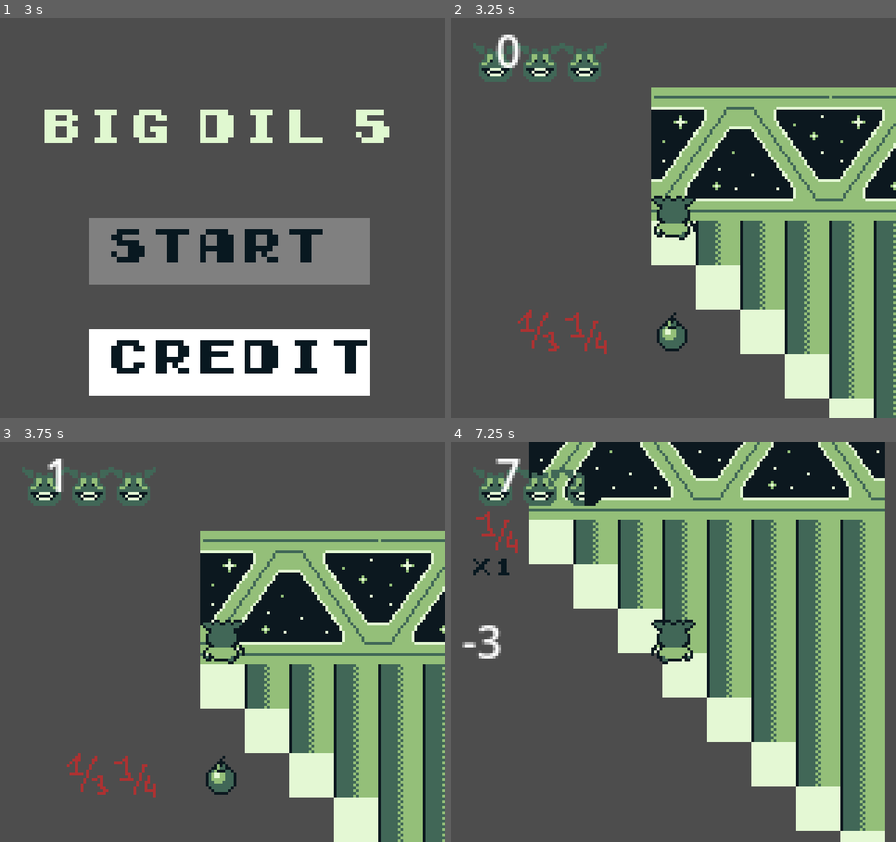
Above: before the commit, frames 1-4 (two rows, left to right).
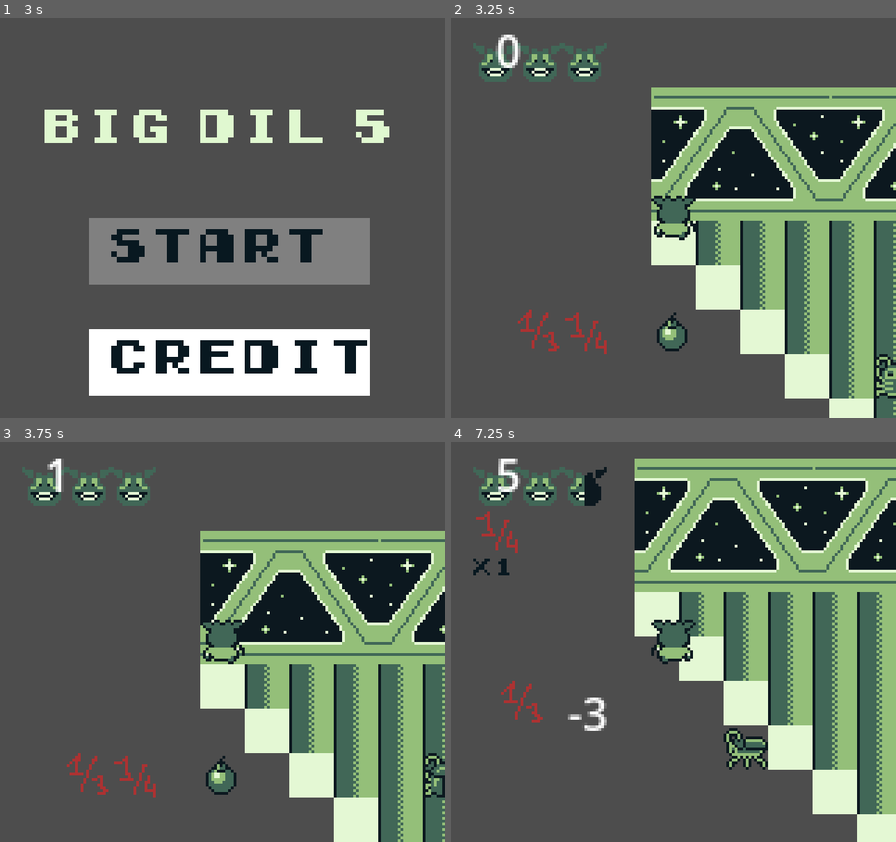
Above: after the commit, the same moments.

Repository: winter-theo/BigDil
Game: Godot game, scene res://Scenes/global.tscn
Same seed, same stepped clock (60 frames per second), same inputs: the game is played once before the commit and once after it.
Inputs:
- Up to frame 1 (3 s): tap Enter (ui_accept) at 0.5, 0.77, 1.52, 2, 2.75 s; hold Right (ui_right) 0.53-1.28 s; tap Shift (select) every 0.75 s from 0.6 to 2.85 s; hold Down (ui_down) 1.28-2.03 s; hold Right (ui_right) 2.03-2.78 s; hold Up (ui_up) from 2.78 s (still down)
- Up to frame 2 (3.25 s): keep holding Up (ui_up); tap Enter (ui_accept) at 3.02 s
- Up to frame 3 (3.75 s): release Up (ui_up) at 3.53 s; hold Left (ui_left) from 3.53 s (still down); tap Shift (select) at 3.6 s
- Up to frame 4 (7.25 s): tap Enter (ui_accept) at 3.77, 4.52, 5, 6.02, 6.77 s; tap Escape (ui_cancel) at 4.15 s; tap Shift (select) every 0.75 s from 4.35 to 6.6 s; release Left (ui_left) at 5.03 s; hold Down (ui_down) 5.03-5.78 s; hold Right (ui_right) 5.78-6.53 s; hold Up (ui_up) from 6.53 s (still down)

Frame 1 is identical in both runs. In frame 2, 0.3% of the frame differs, in the area x 95-100%, y 84-96%; in frame 3, 0.3%; in frame 4, 45%, in the area x 2-100%, y 0-100%.

Commit message:
feat: système tour-par-tour + ennemi cafard
- TurnManager dans overworld_management.gd
- Classe de base EnemyBase avec pathfinding, animations directionnelles
- Cafard : 1 PV, 1 dégât, suit Bill et attaque en CAC
- Signal turn_consumed sur global pour orchestrer les tours
- Sprite du cafard
- Migration projet vers Godot 4.6

Diff:
--- /dev/null
+++ b/Scenes/cafard.gd
@@ -0,0 +1,38 @@
+extends EnemyBase
+
+# ============================================================================
+# Cafard
+# ----------------------------------------------------------------------------
+# Le plus simple des ennemis. 1 PV, 1 dégât, avance vers Bill chaque tour.
+# Hors de portée -> errance aléatoire.
+# ============================================================================
+
+
+func _ready() -> void:
+	max_hp = 1
+	attack_damage = 1
+	detection_range = 5
+	super()  # appelle EnemyBase._ready() (initialise hp, signaux, etc.)
+
+
+func take_turn() -> void:
+	if is_dead:
+		end_turn()
+		return
+
+	# 1. Si adjacent à Bill : attaque CAC.
+	if is_adjacent_to_player():
+		attack_player()
+		return
+
+	# 2. Si dans la zone de détection : avance vers Bill (avec contournement).
+	if distance_to_player_tiles() <= detection_range:
+		if smart_move_toward_player():
+			return  # le tween émettra turn_finished à la fin
+
+	# 3. Hors de portée OU bloqué : errance aléatoire.
+	if wander():
+		return
+
+	# 4. Tout bloqué : passe son tour.
+	end_turn()
--- /dev/null
+++ b/Scenes/cafard.tscn
@@ -0,0 +1,86 @@
+[gd_scene load_steps=12 format=3 uid="uid://b8cafardx7eb01"]
+
+[ext_resource type="Script" path="res://Scenes/cafard.gd" id="1_cafard"]
+[ext_resource type="Script" path="res://Scenes/MovementTween.gd" id="2_tween"]
+[ext_resource type="Script" path="res://Scenes/RayCast2D.gd" id="3_raycast"]
+[ext_resource type="Texture2D" path="res://Assets/Entities/Enemies/cafard.png" id="4_cafard_sheet"]
+[ext_resource type="AudioStream" uid="uid://dsywae7apb2lt" path="res://OST/SE/02_dmg.wav" id="5_dmg_sound"]
+
+[sub_resource type="AtlasTexture" id="frame_down_0"]
+atlas = ExtResource("4_cafard_sheet")
+region = Rect2(16, 0, 16, 16)
+
+[sub_resource type="AtlasTexture" id="frame_down_1"]
+atlas = ExtResource("4_cafard_sheet")
+region = Rect2(16, 16, 16, 16)
+
+[sub_resource type="AtlasTexture" id="frame_side_0"]
+atlas = ExtResource("4_cafard_sheet")
+region = Rect2(16, 32, 16, 16)
+
+[sub_resource type="AtlasTexture" id="frame_side_1"]
+atlas = ExtResource("4_cafard_sheet")
+region = Rect2(16, 48, 16, 16)
+
+[sub_resource type="AtlasTexture" id="frame_up_0"]
+atlas = ExtResource("4_cafard_sheet")
+region = Rect2(16, 64, 16, 16)
+
+[sub_resource type="AtlasTexture" id="frame_up_1"]
+atlas = ExtResource("4_cafard_sheet")
+region = Rect2(16, 80, 16, 16)
+
+[sub_resource type="SpriteFrames" id="cafard_frames"]
+animations = [{
+"frames": [{"duration": 1.0, "texture": SubResource("frame_down_0")}, {"duration": 1.0, "texture": SubResource("frame_down_1")}],
+"loop": true,
+"name": &"walk_down",
+"speed": 3.0
+}, {
+"frames": [{"duration": 1.0, "texture": SubResource("frame_side_0")}, {"duration": 1.0, "texture": SubResource("frame_side_1")}],
+"loop": true,
+"name": &"walk_side",
+"speed": 3.0
+}, {
+"frames": [{"duration": 1.0, "texture": SubResource("frame_up_0")}, {"duration": 1.0, "texture": SubResource("frame_up_1")}],
+"loop": true,
+"name": &"walk_up",
+"speed": 3.0
+}]
+
+[sub_resource type="RectangleShape2D" id="RectangleShape2D_cafard"]
+size = Vector2(16, 16)
+
+[node name="Cafard" type="CharacterBody2D"]
+script = ExtResource("1_cafard")
+
+[node name="AnimatedSprite2D" type="AnimatedSprite2D" parent="."]
+sprite_frames = SubResource("cafard_frames")
+animation = &"walk_down"
+autoplay = "walk_down"
+
+[node name="CollisionShape2D" type="CollisionShape2D" parent="."]
+shape = SubResource("RectangleShape2D_cafard")
+
+[node name="MovementTween" type="Node" parent="."]
+script = ExtResource("2_tween")
+move_time = 0.2
+
+[node name="RayCast2D" type="RayCast2D" parent="."]
+script = ExtResource("3_raycast")
+
+[node name="Label" type="Label" parent="."]
+offset_left = -4.0
+offset_top = -14.0
+offset_right = 28.0
+offset_bottom = -2.0
+theme_override_font_sizes/font_size = 8
+theme_override_colors/font_color = Color(0.878431, 0.972549, 0.815686, 1)
+
+[node name="AudioStreamPlayer" type="AudioStreamPlayer" parent="."]
+stream = ExtResource("5_dmg_sound")
+pitch_scale = 1.2
+
+[node name="Timer" type="Timer" parent="."]
+wait_time = 0.48
+one_shot = true
--- /dev/null
+++ b/Scenes/enemy_base.gd
@@ -0,0 +1,259 @@
+class_name EnemyBase
+extends CharacterBody2D
+
+# ============================================================================
+# EnemyBase
+# ----------------------------------------------------------------------------
+# Classe de base pour tous les ennemis du jeu. Chaque ennemi spécifique
+# (cafard, rat, grenouille, etc.) hérite de cette classe et override
+# take_turn() pour son comportement propre.
+#
+# Le TurnManager appelle take_turn() quand c'est au tour de l'ennemi de jouer.
+# L'ennemi DOIT, en fin d'action, émettre le signal turn_finished
+# (directement via end_turn() pour les actions instantanées, ou via le tween
+# de mouvement pour les déplacements animés).
+# ============================================================================
+
+signal turn_finished
+
+@export var max_hp: int = 1
+@export var attack_damage: int = 1
+@export var detection_range: int = 5   # en tiles, distance Manhattan
+@export var tile_size: int = 16
+
+# Convention d'animation : si l'ennemi a un AnimatedSprite2D, il doit posséder
+# 3 animations nommées "walk_down", "walk_side", "walk_up" (avec loop). Le
+# flip_h gère gauche/droite.
+const ANIM_DOWN := "walk_down"
+const ANIM_SIDE := "walk_side"
+const ANIM_UP := "walk_up"
+
+var hp: int
+var is_dead: bool = false
+var _damage_cooldown: bool = false
+var _cached_player: Node = null
+
+# Dernière direction de déplacement (utilisée pour orienter le sprite à
+# l'arrêt). Par défaut, l'ennemi regarde vers le bas.
+var _facing: Vector2 = Vector2.DOWN
+
+@onready var movement_tween = $MovementTween
+@onready var raycast = $RayCast2D
+@onready var damage_sound = get_node_or_null("AudioStreamPlayer")
+@onready var damage_label = get_node_or_null("Label")
+@onready var damage_timer = get_node_or_null("Timer")
+@onready var animated_sprite: AnimatedSprite2D = get_node_or_null("AnimatedSprite2D")
+
+
+func _ready() -> void:
+	hp = max_hp
+	if damage_timer:
+		damage_timer.timeout.connect(_on_damage_timer_timeout)
+	if damage_label:
+		damage_label.text = ""
+	# Lance l'anim idle (face) par défaut.
+	_play_facing_animation()
+
+
+# Marqueur pour la compatibilité avec body.has_method("enemy") dans le code
+# existant (bomb_placed.gd, player.gd legacy).
+func enemy() -> void:
+	pass
+
+
+# ----------------------------------------------------------------------------
+# Cycle de tour
+# ----------------------------------------------------------------------------
+# À override dans les sous-classes. Le comportement par défaut est de passer
+# son tour.
+func take_turn() -> void:
+	end_turn()
+
+
+func end_turn() -> void:
+	turn_finished.emit()
+
+
+# ----------------------------------------------------------------------------
+# Mouvement à la grille
+# ----------------------------------------------------------------------------
+# Tente de bouger d'une tile dans la direction donnée. Retourne true si le
+# mouvement est lancé (le tween appellera end_turn quand il finit), false si
+# bloqué (l'appelant doit gérer la suite).
+func attempt_move(direction: Vector2) -> bool:
+	if direction == Vector2.ZERO:
+		return false
+	if not _can_move_to(direction):
+		return false
+	_set_facing(direction)
+	movement_tween.run(self, global_position + direction * tile_size)
+	movement_tween.tween.finished.connect(end_turn, CONNECT_ONE_SHOT)
+	return true
+
+
+func _can_move_to(direction: Vector2) -> bool:
+	if raycast == null:
+		return true
+	return raycast.validate_movement(direction * tile_size)
+
+
+# ----------------------------------------------------------------------------
+# Animation directionnelle
+# ----------------------------------------------------------------------------
+# Met à jour _facing et joue l'animation correspondante.
+func _set_facing(direction: Vector2) -> void:
+	_facing = direction
+	_play_facing_animation()
+
+
+# Lance l'animation qui correspond à _facing. Le flip_h gère gauche/droite.
+# Si l'ennemi n'a pas d'AnimatedSprite2D, ne fait rien (compat sprite statique).
+func _play_facing_animation() -> void:
+	if animated_sprite == null:
+		return
+	# NOTE : convention sprite source = regarde à droite. Donc flip_h=true pour la gauche.
+	if _facing.x > 0:
+		animated_sprite.flip_h = false
+		_play_if_exists(ANIM_SIDE)
+	elif _facing.x < 0:
+		animated_sprite.flip_h = true
+		_play_if_exists(ANIM_SIDE)
+	elif _facing.y < 0:
+		animated_sprite.flip_h = false
+		_play_if_exists(ANIM_UP)
+	else:
+		animated_sprite.flip_h = false
+		_play_if_exists(ANIM_DOWN)
+
+
+func _play_if_exists(anim_name: String) -> void:
+	if animated_sprite.sprite_frames and animated_sprite.sprite_frames.has_animation(anim_name):
+		animated_sprite.play(anim_name)
+
+
+# ----------------------------------------------------------------------------
+# Localisation du joueur
+# ----------------------------------------------------------------------------
+func get_player() -> Node:
+	if _cached_player == null or not is_instance_valid(_cached_player):
+		_cached_player = _find_bill(get_tree().current_scene)
+	return _cached_player
+
+
+func _find_bill(node: Node) -> Node:
+	if node == null:
+		return null
+	if node.name == "Bill":
+		return node
+	for child in node.get_children():
+		var r = _find_bill(child)
+		if r != null:
+			return r
+	return null
+
+
+# Vecteur en tiles du cafard vers le joueur (ex: (-2, 1) = joueur 2 tiles à
+# gauche et 1 tile en bas).
+func player_vector() -> Vector2:
+	var p = get_player()
+	if p == null:
+		return Vector2.ZERO
+	return (p.global_position - global_position) / tile_size
+
+
+func distance_to_player_tiles() -> int:
+	var v = player_vector()
+	return int(abs(v.x) + abs(v.y))
+
+
+# 4-connecté : adjacent UNIQUEMENT en haut/bas/gauche/droite (pas diagonales).
+func is_adjacent_to_player() -> bool:
+	var v = player_vector()
+	return (abs(v.x) + abs(v.y)) == 1
+
+
+# ----------------------------------------------------------------------------
+# Pathfinding greedy
+# ----------------------------------------------------------------------------
+# Avance d'1 tile vers le joueur, en privilégiant l'axe avec la plus grande
+# différence. Si bloqué, tente l'axe perpendiculaire (contournement).
+# Retourne true si un mouvement est lancé.
+func smart_move_toward_player() -> bool:
+	var v = player_vector()
+	var primary: Vector2 = Vector2.ZERO
+	var secondary: Vector2 = Vector2.ZERO
+
+	if abs(v.x) >= abs(v.y):
+		if v.x != 0:
+			primary = Vector2(sign(v.x), 0)
+		if v.y != 0:
+			secondary = Vector2(0, sign(v.y))
+	else:
+		if v.y != 0:
+			primary = Vector2(0, sign(v.y))
+		if v.x != 0:
+			secondary = Vector2(sign(v.x), 0)
+
+	if primary != Vector2.ZERO and attempt_move(primary):
+		return true
+	if secondary != Vector2.ZERO and attempt_move(secondary):
+		return true
+	return false
+
+
+# Errance aléatoire : tente une direction au hasard parmi les 4. Si toutes
+# bloquées, retourne false.
+func wander() -> bool:
+	var dirs = [Vector2.LEFT, Vector2.RIGHT, Vector2.UP, Vector2.DOWN]
+	dirs.shuffle()
+	for d in dirs:
+		if attempt_move(d):
+			return true
+	return false
+
+
+# ----------------------------------------------------------------------------
+# Attaque du joueur
+# ----------------------------------------------------------------------------
+func attack_player() -> void:
+	# Oriente l'ennemi vers le joueur pendant l'attaque (sans bouger).
+	var v = player_vector()
+	if v != Vector2.ZERO:
+		if abs(v.x) >= abs(v.y):
+			_set_facing(Vector2(sign(v.x), 0))
+		else:
+			_set_facing(Vector2(0, sign(v.y)))
+	# On utilise le canal de dégâts existant (lu par life_bar.gd).
+	if global.can_be_damaged:
+		global.has_taken_damage = true
+		global.damageAmount = attack_damage
+	end_turn()
+
+
+# ----------------------------------------------------------------------------
+# Dégâts subis
+# ----------------------------------------------------------------------------
+func take_damage(amount: int) -> void:
+	if is_dead or _damage_cooldown:
+		return
+	hp -= amount
+	if damage_sound:
+		damage_sound.play()
+	if damage_label:
+		damage_label.text = "-" + str(amount)
+	_damage_cooldown = true
+	if damage_timer:
+		damage_timer.start()
+	if hp <= 0:
+		die()
+
+
+func _on_damage_timer_timeout() -> void:
+	_damage_cooldown = false
+	if damage_label:
+		damage_label.text = ""
+
+
+func die() -> void:
+	is_dead = true
+	queue_free()
--- a/Scenes/overworld.tscn
+++ b/Scenes/overworld.tscn
@@ -1,12 +1,13 @@
-[gd_scene load_steps=11 format=3 uid="uid://dofeh45u3suw0"]
+[gd_scene format=3 uid="uid://dofeh45u3suw0"]
 
-[ext_resource type="Script" path="res://Scripts/overworld_management.gd" id="1_8nxlv"]
+[ext_resource type="Script" uid="uid://5l3p4sdcjhq7" path="res://Scripts/overworld_management.gd" id="1_8nxlv"]
 [ext_resource type="PackedScene" uid="uid://cs6v3tkaxp7eb" path="res://Scenes/bill.tscn" id="1_gv5t5"]
 [ext_resource type="Texture2D" uid="uid://b7ae85g14mhrg" path="res://Assets/Tilesets/collisions.png" id="1_mmyif"]
 [ext_resource type="Texture2D" uid="uid://cg832fuxmwi6b" path="res://Assets/Tilesets/spaceship.png" id="2_ktwms"]
 [ext_resource type="PackedScene" uid="uid://dp2ksq46igaml" path="res://Scenes/placeholder.tscn" id="5_3q8to"]
 [ext_resource type="PackedScene" uid="uid://c5v1gyj645utw" path="res://Scenes/bomb.tscn" id="5_rd03f"]
 [ext_resource type="PackedScene" uid="uid://cp1oxdiwwrbdj" path="res://Scenes/placeholder_enemy.tscn" id="7_ar1sb"]
+[ext_resource type="PackedScene" uid="uid://bmcl8sqolxf41" path="res://Scenes/cafard.tscn" id="8_2ngsa"]
 
 [sub_resource type="TileSetAtlasSource" id="TileSetAtlasSource_hqxwm"]
 texture = ExtResource("1_mmyif")
@@ -76,10 +77,10 @@
 sources/0 = SubResource("TileSetAtlasSource_hqxwm")
 sources/1 = SubResource("TileSetAtlasSource_7elph")
 
-[node name="Overworld" type="Node2D"]
+[node name="Overworld" type="Node2D" unique_id=1279085274]
 script = ExtResource("1_8nxlv")
 
-[node name="TileMap" type="TileMap" parent="."]
+[node name="TileMap" type="TileMap" parent="." unique_id=1867920702]
 tile_set = SubResource("TileSet_dxcpu")
 format = 2
 layer_0/name = "collisions"
@@ -89,14 +90,17 @@
 layer_2/name = "above_ground"
 layer_2/z_index = 1
 
-[node name="Bomb" parent="." instance=ExtResource("5_rd03f")]
+[node name="Bomb" parent="." unique_id=449457599 instance=ExtResource("5_rd03f")]
 position = Vector2(-48, 16)
 
-[node name="PLACEHOLDER" parent="." instance=ExtResource("5_3q8to")]
+[node name="PLACEHOLDER" parent="." unique_id=1077364245 instance=ExtResource("5_3q8to")]
 position = Vector2(-80, 16)
 
-[node name="Bill" parent="." instance=ExtResource("1_gv5t5")]
+[node name="Bill" parent="." unique_id=542849042 instance=ExtResource("1_gv5t5")]
 position = Vector2(-40, -8)
 
-[node name="placeholder" parent="." instance=ExtResource("7_ar1sb")]
+[node name="placeholder" parent="." unique_id=1890784422 instance=ExtResource("7_ar1sb")]
 position = Vector2(-104, 16)
+
+[node name="Cafard" parent="." unique_id=1449493787 instance=ExtResource("8_2ngsa")]
+position = Vector2(40, 40)
--- a/Scenes/player.gd
+++ b/Scenes/player.gd
@@ -38,7 +38,8 @@
 		$AnimatedSprite2D.play(last_dir)
 
 func _physics_process(delta : float) -> void:
-	if movement_validation.validate_movement(direction * grid_size) and can_move and direction != Vector2.ZERO:
+	# AJOUT TOUR-PAR-TOUR : on ne bouge que si c'est le tour du joueur.
+	if movement_validation.validate_movement(direction * grid_size) and can_move and direction != Vector2.ZERO and global.is_player_turn:
 		can_move = false
 		movement_tween.run(self, global_position + direction * grid_size)
 		movement_tween.tween.finished.connect(on_movement_tween_finished)
@@ -47,6 +48,9 @@
 	elif global.can_be_damaged == true:
 		self.modulate.a = 1.0
 
+	# Bloc legacy : dégâts pris au contact via l'Area2D du joueur.
+	# (Actuellement non fonctionnel car la shape de l'Area2D du Bill est vide.
+	# Le nouveau système d'IA attaque directement via attack_player().)
 	if in_range == true && global.TurnCounter % 2 != 0 && buffer == true:
 		global.has_taken_damage = true
 		global.can_be_damaged = true
@@ -58,13 +62,14 @@
 func on_movement_tween_finished() -> void:
 	can_move = true
 	global.Billpos = self.position
-	global.TurnCounter = global.TurnCounter + 1
+	# AJOUT TOUR-PAR-TOUR : consume_turn notifie le TurnManager qui déclenche
+	# le tour des ennemis. (Remplace l'ancien `TurnCounter = TurnCounter + 1`.)
+	global.consume_turn()
 	buffer = true
 
 
 
-
-	## Animations
+		## Animations
 func playAnim(dir):
 		if dir.x == 1:
 			$AnimatedSprite2D.flip_h = true
@@ -84,11 +89,6 @@
 
 
 
-
-
-
-
-
 func _on_area_2d_body_entered(body):
 	if body.has_method("enemy") && global.can_be_damaged == true:
 		in_range = true
--- a/Scenes/secondary_weapon.gd
+++ b/Scenes/secondary_weapon.gd
@@ -22,19 +22,7 @@
 				$TextureRect2/Label.set_text("x"+str(global.quantity[global.CurrentSlot]))
 				break
 
-
-
-
-
-
-
 	global.LastPicked = false
-
-
-
-
-
-
 
 	if Input.is_action_just_pressed("select"):
 		var FirstCheck = true
@@ -49,18 +37,15 @@
 				$TextureRect2/Label.set_text("x"+str(global.quantity[global.CurrentSlot]))
 				break
 
-
-
-	if global.CurrentSlot == 0 && global.quantity[0] >= 1 && Input.is_action_pressed("ui_cancel"):
+	# AJOUT TOUR-PAR-TOUR : on ne peut poser une bombe qu'à son tour.
+	if global.CurrentSlot == 0 && global.quantity[0] >= 1 && Input.is_action_pressed("ui_cancel") && global.is_player_turn:
 		global.loading_scene = true
 		global.scene_name = "bomb_placed"
 		global.quantity[0] -= 1
 		$TextureRect2/Label.set_text("x"+str(global.quantity[0]))
-		global.TurnCounter = global.TurnCounter + 1
-
-
-
-
+		# Remplace l'ancien `TurnCounter = TurnCounter + 1` : notifie le
+		# TurnManager pour qu'il enchaîne les tours ennemis.
+		global.consume_turn()
 
 
 # Called every frame. 'delta' is the elapsed time since the previous frame.
--- a/Scripts/global.gd
+++ b/Scripts/global.gd
@@ -1,19 +1,32 @@
 extends Node
 
+# --- Signaux ---
+# Émis chaque fois qu'une action consomme un tour (mouvement, attaque, item).
+# Le TurnManager s'y abonne pour déclencher les tours ennemis.
+signal turn_consumed
+
+# --- Ressources préchargées ---
 var bomb = load("res://Assets/UI/bomb.png")
 var placeholder = load("res://Assets/UI/life_2.png")
-var scene_name: String ="title_screen"
 
+# --- Gestion de scènes (legacy) ---
+var scene_name: String = "title_screen"
 var loading_scene = true
 var unloading_scene = false
 
+# --- État joueur ---
 var has_moved = false
 var can_be_damaged = true
 var has_taken_damage = false
 var damageAmount = 0
 var is_frozen = false
 
+# --- Tour-par-tour ---
+# Quand false, le joueur ne peut pas agir (c'est le tour des ennemis).
+var is_player_turn: bool = true
 var TurnCounter = 0
+
+# --- Vie & inventaire ---
 var life_bar = 6
 
 var Inventory = []
@@ -24,9 +37,18 @@
 var size = 0
 var LastPicked = true
 
+# --- Position de Bill (utilisée par bomb_placed) ---
 var Billpos = Vector2.ZERO
 
+# --- État ennemi (legacy, conservé pour compat) ---
 var enemy_has_been_damaged = false
 var enemy_can_be_damaged = true
 var has_attacked = false
 var bomb2 = false
+
+
+# Consomme un tour pour le joueur : incrémente le compteur et notifie le
+# TurnManager. À appeler à chaque action joueur (mouvement, item, attaque).
+func consume_turn() -> void:
+	TurnCounter += 1
+	turn_consumed.emit()
--- a/Scripts/overworld_management.gd
+++ b/Scripts/overworld_management.gd
@@ -1,19 +1,108 @@
 extends Node2D
 
-# Called when the node enters the scene tree for the first time.
-func time_management():
-	print(global.TurnCounter)
+# ============================================================================
+# TurnManager
+# ----------------------------------------------------------------------------
+# Orchestre le combat tour-par-tour de la scène.
+#
+# Cycle :
+#   1. Tour joueur. global.is_player_turn = true.
+#   2. Le joueur agit (mouvement/item/attaque) -> global.consume_turn()
+#      -> signal turn_consumed -> on passe au tour ennemi.
+#   3. Chaque ennemi joue son take_turn() en séquence, et émet turn_finished
+#      quand son action est résolue. On enchaîne au suivant.
+#   4. Tous les ennemis ont joué -> on repasse en tour joueur.
+#
+# Détection des ennemis : on scanne la scène à la recherche de tout node qui a
+# une méthode take_turn() et un signal turn_finished (les EnemyBase).
+# ============================================================================
+
+enum State { PLAYER_TURN, ENEMY_TURN }
+
+var state: State = State.PLAYER_TURN
+var enemies: Array = []
+var current_enemy_index: int = 0
 
 
-		# if Enemy has moved and ended turn = global.has_moved = false
-func damageManager():
-	#if Enemy dans range de joueur et can be danage = true, -1
-	# faire l'inverse dans le script enemy
-	pass
+func _ready() -> void:
+	# Attendre une frame que tous les enfants soient prêts (sinon les Bill/ennemis
+	# instanciés via PackedScene ne sont pas encore dans l'arbre).
+	await get_tree().process_frame
+	_refresh_enemies()
+	global.is_player_turn = true
+	if not global.turn_consumed.is_connected(_on_player_turn_consumed):
+		global.turn_consumed.connect(_on_player_turn_consumed)
 
 
-# Called every frame. 'delta' is the elapsed time since the previous frame.
-func _process(delta):
+func _process(_delta: float) -> void:
+	# Conservation du comportement legacy : si on change de scène, on se libère.
 	if global.unloading_scene == true:
-		self.queue_free()
-	time_management()
+		queue_free()
+
+
+# ----------------------------------------------------------------------------
+# Détection des ennemis dans la scène
+# ----------------------------------------------------------------------------
+func _refresh_enemies() -> void:
+	enemies.clear()
+	_scan_for_enemies(self)
+
+
+func _scan_for_enemies(node: Node) -> void:
+	for child in node.get_children():
+		# On reconnaît un ennemi à la présence de la méthode take_turn et du
+		# signal turn_finished (notre interface EnemyBase).
+		if child.has_method("take_turn") and child.has_signal("turn_finished"):
+			enemies.append(child)
+			if not child.turn_finished.is_connected(_on_enemy_turn_finished):
+				child.turn_finished.connect(_on_enemy_turn_finished)
+		_scan_for_enemies(child)
+
+
+func _clean_dead_enemies() -> void:
+	enemies = enemies.filter(func(e):
+		return is_instance_valid(e) and not e.is_queued_for_deletion()
+	)
+
+
+# ----------------------------------------------------------------------------
+# Cycle de tours
+# ----------------------------------------------------------------------------
+func _on_player_turn_consumed() -> void:
+	# Le joueur vient de finir une action. Si on n'est pas censé être en tour
+	# joueur, on ignore (sécurité).
+	if state != State.PLAYER_TURN:
+		return
+
+	_clean_dead_enemies()
+
+	if enemies.is_empty():
+		# Pas d'ennemis dans la scène : le joueur peut continuer librement.
+		global.is_player_turn = true
+		return
+
+	# Passe en tour ennemi.
+	state = State.ENEMY_TURN
+	global.is_player_turn = false
+	current_enemy_index = 0
+	_run_next_enemy()
+
+
+func _run_next_enemy() -> void:
+	# On saute tous les ennemis morts ou invalides.
+	while current_enemy_index < enemies.size():
+		var enemy = enemies[current_enemy_index]
+		if is_instance_valid(enemy) and not enemy.is_queued_for_deletion():
+			enemy.take_turn()
+			return
+		current_enemy_index += 1
+
+	# Tous les ennemis ont joué : on repasse en tour joueur.
+	state = State.PLAYER_TURN
+	global.is_player_turn = true
+
+
+func _on_enemy_turn_finished() -> void:
+	# Un ennemi a fini son tour, on passe au suivant.
+	current_enemy_index += 1
+	_run_next_enemy()
--- a/project.godot
+++ b/project.godot
@@ -8,11 +8,15 @@
 
 config_version=5
 
+[animation]
+
+compatibility/default_parent_skeleton_in_mesh_instance_3d=true
+
 [application]
 
 config/name="BigDil"
 run/main_scene="res://Scenes/global.tscn"
-config/features=PackedStringArray("4.3", "Forward Plus")
+config/features=PackedStringArray("4.6", "Forward Plus")
 boot_splash/image="res://Assets/UI/splash_screen.png"
 config/icon="res://icon.svg"
 boot_splash/minimum_display_time=1000
Binary file added: Assets/Entities/Enemies/cafard.png
Not shown, added: Assets/Entities/Enemies/cafard.png.import
Not shown, added: Scenes/MovementTween.gd.uid
Not shown, added: Scenes/RayCast2D.gd.uid
Not shown, added: Scenes/bomb.gd.uid
Not shown, added: Scenes/bomb_placed.gd.uid
Not shown, added: Scenes/cafard.gd.uid
Not shown, added: Scenes/enemy_base.gd.uid
Not shown, added: Scenes/life_bar.gd.uid
Not shown, added: Scenes/main_menu.gd.uid
Not shown, added: Scenes/placeholder.gd.uid
Not shown, added: Scenes/placeholder_enemy.gd.uid
(and 8 more such lines)
